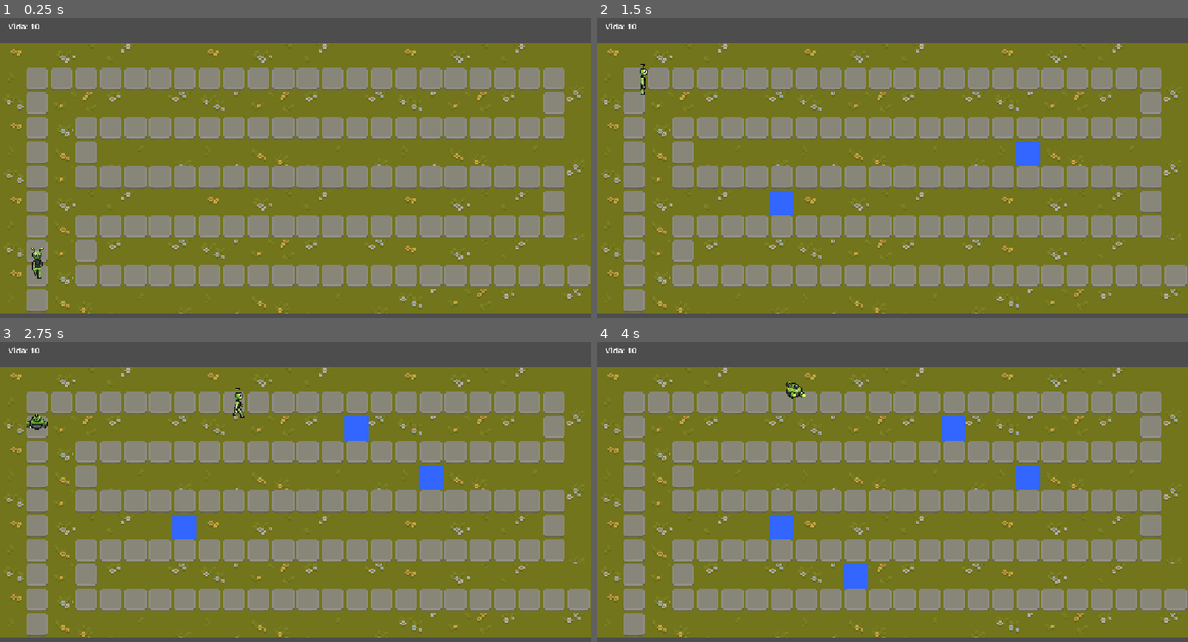
Above: before the commit, frames 1-4 (two rows, left to right).
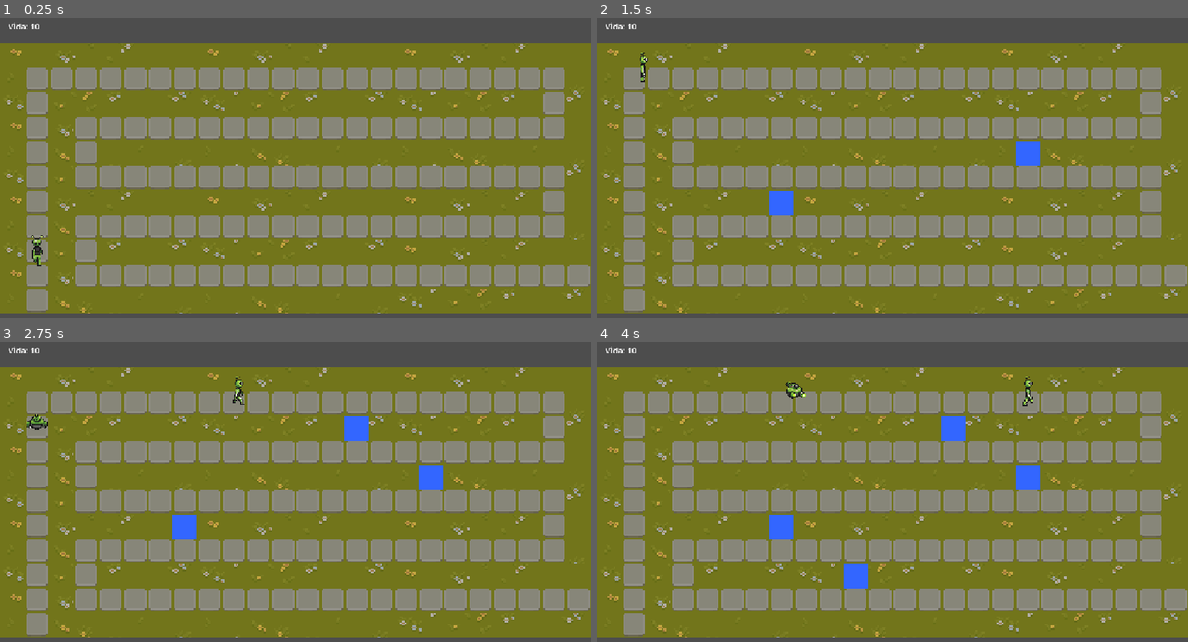
Above: after the commit, the same moments.

Repository: D4MC04/proyecto_dam2b
Game: Godot game, scene res://scenes/level.tscn
The game is run twice, just before and just after one commit, with the same random seed, the same clock (stepped at 60 frames per second) and the same inputs. The project has no main scene, so this scene is started directly.
Inputs (mouse positions are in pixels of both pictures, inside the frame that each line leads up to):
- Up to frame 1 (0.25 s): no input
- Up to frame 2 (1.5 s): tap Enter at 0.5 s; move the mouse to (1022, 162) at 0.52 s; tap R at 0.6, 1.35 s; click (1022, 162) at 0.67 s; tap Space at 1.25 s; move the mouse to (774, 195) at 1.27 s; click (774, 195) at 1.42 s
- Up to frame 3 (2.75 s): move the mouse to (354, 429) at 2.02 s; tap R at 2.1 s; click (354, 429) at 2.17 s
- Up to frame 4 (4 s): move the mouse to (862, 570) at 2.77 s; tap R at 2.85, 3.6 s; click (862, 570) at 2.92 s; move the mouse to (1069, 552) at 3.52 s; click (1069, 552) at 3.67 s

The runs differ from the first frame. In frame 1, 0.2% of the frame differs, in the area x 5-8%, y 72-87%; in frame 2, 0.1%; in frame 3, 0.1%; in frame 4, 0.1%.

Commit message:
Fix alien 8px offset: drop stale position override in level.tscn
The Alien instance in level.tscn carried position = Vector2(0, 0) (written by
the editor), overriding the (0, -8) set in alien.tscn. Removing it lets the
alien inherit the sprite offset again, like the ship.

Co-Authored-By: Claude Sonnet 5 <noreply@anthropic.com>

Diff:
--- a/scenes/level.tscn
+++ b/scenes/level.tscn
@@ -34,7 +34,6 @@
 script = ExtResource("2_move")
 
 [node name="Alien" parent="Path2D/PathFollow2D" unique_id=1293357935 instance=ExtResource("3_alien")]
-position = Vector2(0, 0)
 scale = Vector2(0.5, 0.5)
 
 [node name="ShipFollow" type="PathFollow2D" parent="Path2D" unique_id=152018695]
